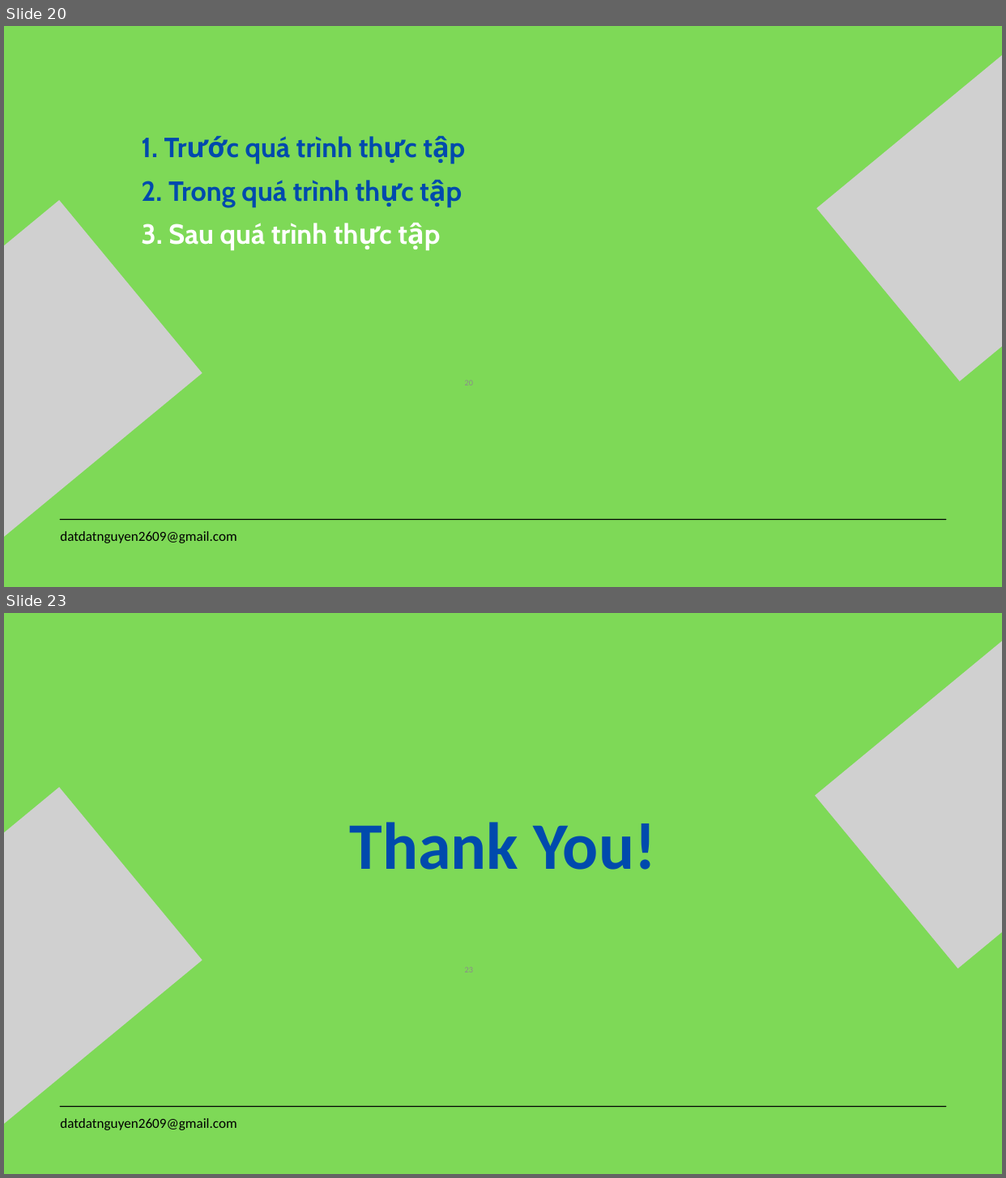
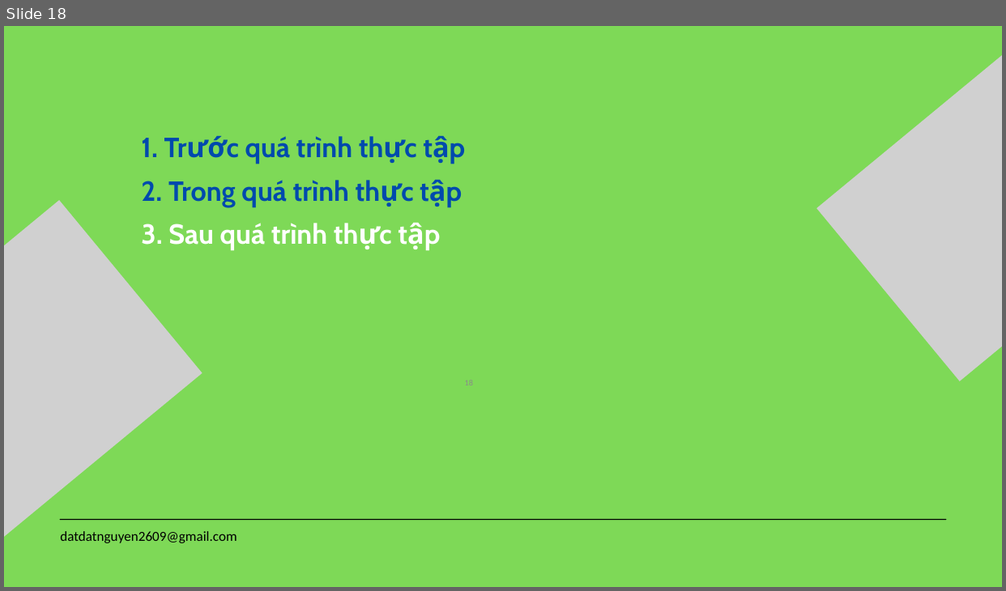
Before and after one commit to datdatnguyen2609/jit_intern, a slide deck: report/monthly_report/first_month_intern_report_nguyenthanhdat.pptx. Shown one above the other, each under a label of ours: slides 20 and 23 before the commit, slide 18 after it; the slides between them are not shown. The pictures are 1006x1178 and 1006x591 pixels, drawn with LibreOffice and Linux fonts; fonts in the diff are those of the drawing; grey boxes stand for pictures. Boxes give left, top, right and bottom in pixels: in the first picture for what was removed or moved away, otherwise in the second. Text is boxed around its words. In the diff, an @@ line names an element or a change of style, - is before the commit and + after.

```diff
--- a/report/monthly_report/first_month_intern_report_nguyenthanhdat.pptx
+++ b/report/monthly_report/first_month_intern_report_nguyenthanhdat.pptx
@@ slide 23 removed at bbox=[4, 613, 1002, 1174], background #7ED957 @@
@@ picture removed at bbox=[815, 613, 1002, 969] @@
@@ picture removed at bbox=[4, 787, 202, 1174] @@
@@ text removed at bbox=[350, 822, 656, 870] @@
-Thank You!
@@ line removed from (60, 1106) to (946, 1106) @@
@@ text removed at bbox=[60, 1118, 237, 1131] @@
-datdatnguyen2609@gmail.com
@@ what was slide 20 is now slide 18 @@
```
Also in this commit, not shown: 12 slides changed, 2 other slides removed, 5 other files.
